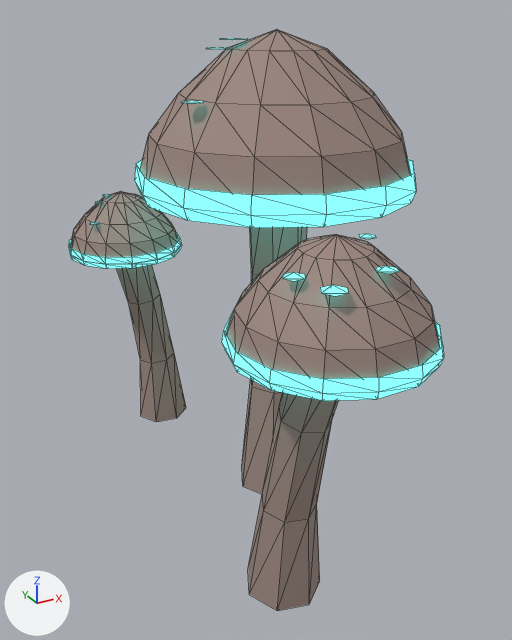
An edit to the glTF model assets/models/glowing_mushroom/cap_v01.glb, drawn before and after from the same camera.
Both versions are drawn from a 50 mm camera at (-1.41, -2.34, 1.98) aimed at (-0.11, 0.02, 0.8). Every picture has the same lights, and +X, +Y and +Z are marked at lower left. The first picture is the older version. Mesh edges are drawn as thin lines.

In view in the first picture: 'mushroom_cap_flesh_nocol', 'mushroom_cap_glow_nocol'.
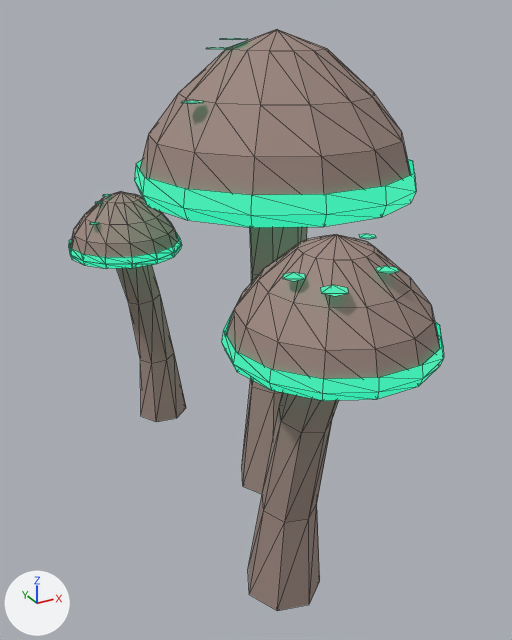
The edits, one by one:
In material 'MushroomGlow_cap_v01' (mat_mushroomglow_cap_v01), emission_color goes from (0.168, 1.0, 0.905) (cyan #72fff4) to (0.0152, 0.761, 0.396) (green #21e2a9).
In material 'MushroomGlow_cap_v01' (mat_mushroomglow_cap_v01), emission_strength goes from 1.428 to 1.0.

Where the change shows, as pixel boxes [x1, y1, x2, y2] in the pictures (512 x 640 px):
'mushroom_cap_glow_nocol', recoloured, surface changed: [69, 38, 444, 401] in both
